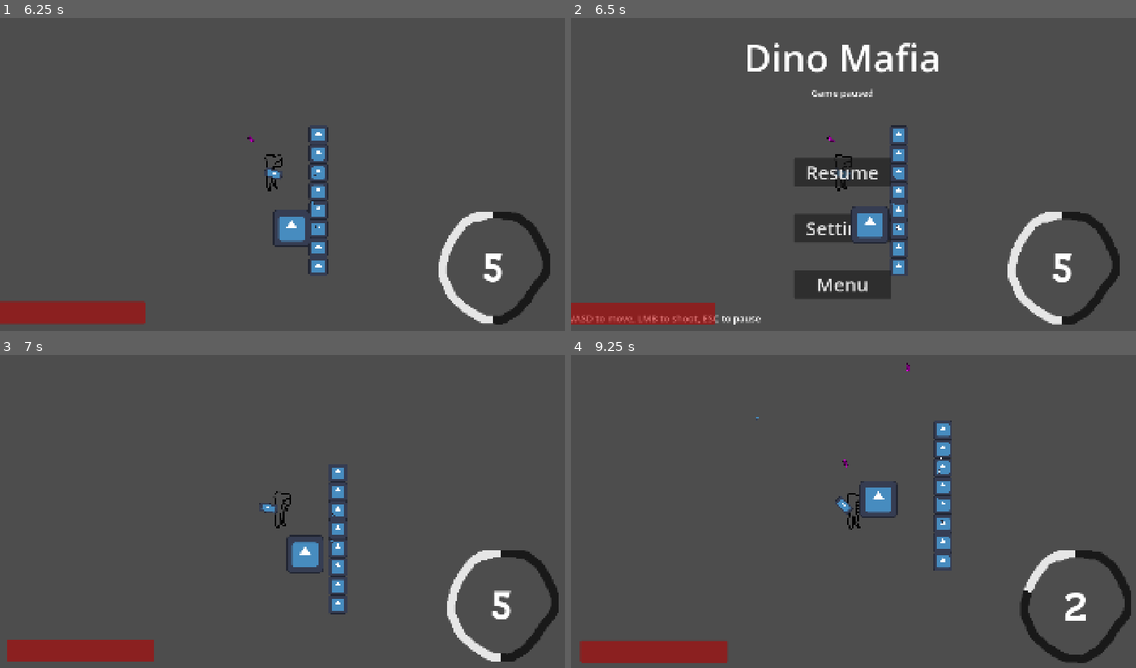
Above: before the commit, frames 1-4 (two rows, left to right).
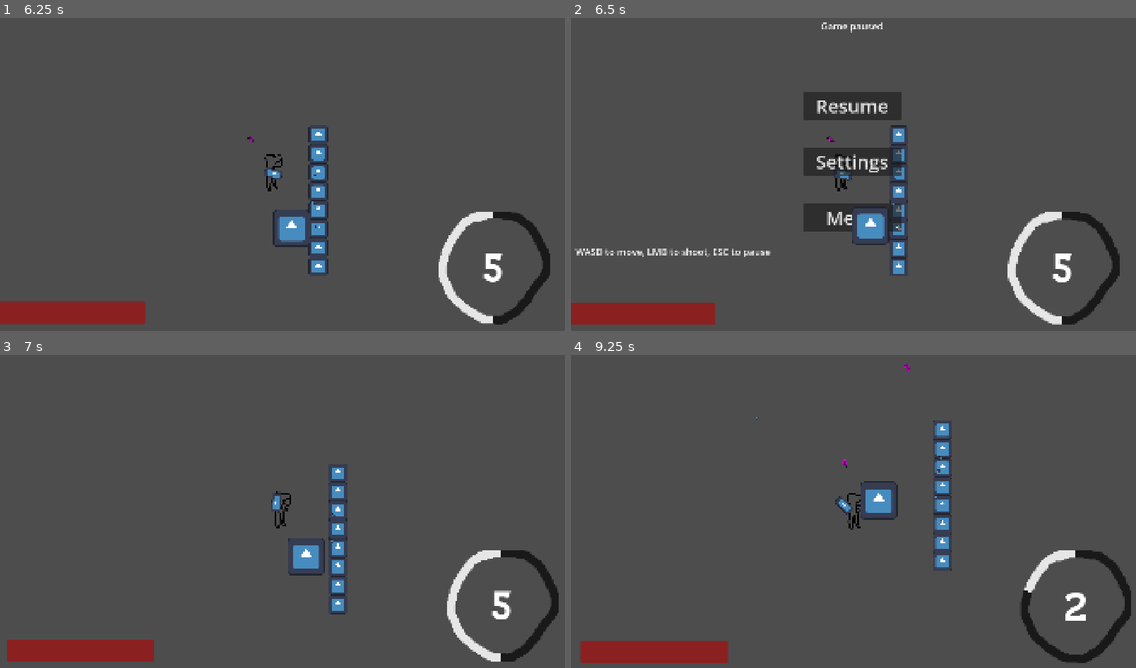
Above: after the commit, the same moments.

Repository: Username1930466/AppleSeedGameJam
Game: Godot game, scene res://scenes/Menu.tscn
Same seed, same stepped clock (60 frames per second), same inputs: the game is played once before the commit and once after it. The engine's default icon, where the game draws it, is replaced by a stand-in: a white triangle on a blue panel in a dark square.
Inputs (mouse positions are in pixels of both pictures, inside the frame that each line leads up to):
- Up to frame 1 (6.25 s): click "Settings" at 0.5 s; click "Screenshake" at 1.25 s; click "Play" at 2 s; move the mouse to (406, 155) at 2.77 s; press the mouse at (406, 155) at 2.78 s; hold D (move_right) 2.78-3.53 s; move the mouse to (169, 187) at 3.52 s; release the mouse at (169, 187) at 3.53 s; hold S (move_down) 3.53-4.28 s; click (169, 187) at 3.6 s; move the mouse to (339, 102) at 4.27 s; press the mouse at (339, 102) at 4.28 s; hold D (move_right) 4.28-5.03 s; move the mouse to (254, 237) at 5.02 s; release the mouse at (254, 237) at 5.03 s; hold W (move_up) 5.03-5.78 s; click (254, 237) at 5.1 s; move the mouse to (452, 221) at 5.77 s; press the mouse at (452, 221) at 5.78 s; hold A (move_left) from 5.78 s (still down)
- Up to frame 2 (6.5 s): keep holding A (move_left); tap Escape (pause) at 6.4 s
- Up to frame 3 (7 s): release A (move_left) at 6.5 s; release the mouse at (452, 558) at 6.5 s; click "Resume" at 6.5 s
- Up to frame 4 (9.25 s): move the mouse to (684, 461) at 7.27 s; hold A (move_left) 7.28-8.03 s; click (684, 461) at 7.35 s; move the mouse to (881, 508) at 8.02 s; press the mouse at (881, 508) at 8.03 s; hold S (move_down) 8.03-8.78 s; move the mouse to (768, 430) at 8.77 s; release the mouse at (768, 430) at 8.78 s; hold D (move_right) from 8.78 s (still down); click (768, 430) at 8.85 s

Frame 1 is identical in both runs. In frame 2, 8.1% of the frame differs, in the area x 0-65%, y 1-98%; in frame 3, 0.4%; in frame 4, 0.6%.

Commit message:
fixed some but not all layering

Diff:
--- a/scenes/game.tscn
+++ b/scenes/game.tscn
@@ -104,105 +104,6 @@
 tile_map_data = PackedByteArray("AAADAPr/AAAAAAAAAAADAPv/AAAAAAAAAAADAPz/AAAAAAAAAAADAP3/AAAAAAAAAAADAP7/AAAAAAAAAAADAP//AAAAAAAAAAADAAAAAAAAAAAAAAADAAEAAAAAAAAAAAA=")
 tile_set = SubResource("TileSet_lbhrr")
 
-[node name="PauseMenu" type="Node2D" parent="."]
-process_mode = 2
-visible = false
-script = ExtResource("5_s0nni")
-
-[node name="Label" type="Label" parent="PauseMenu"]
-anchors_preset = 5
-anchor_left = 0.5
-anchor_right = 0.5
-offset_left = -335.5
-offset_top = -480.0
-offset_right = 335.5
-offset_bottom = -305.0
-grow_horizontal = 2
-theme_override_font_sizes/font_size = 128
-text = "Dino Mafia"
-
-[node name="PausedLabel" type="Label" parent="PauseMenu"]
-anchors_preset = 5
-anchor_left = 0.5
-anchor_right = 0.5
-offset_left = -106.0
-offset_top = -293.0
-offset_right = 106.0
-offset_bottom = -248.0
-grow_horizontal = 2
-theme_override_font_sizes/font_size = 32
-text = "Game paused"
-
-[node name="ResumeButton" type="Button" parent="PauseMenu"]
-anchors_preset = 8
-anchor_left = 0.5
-anchor_top = 0.5
-anchor_right = 0.5
-anchor_bottom = 0.5
-offset_left = -165.0
-offset_top = -48.0
-offset_right = 165.0
-offset_bottom = 48.0
-grow_horizontal = 2
-grow_vertical = 2
-theme_override_font_sizes/font_size = 64
-text = "Resume"
-
-[node name="SettingsButton" type="Button" parent="PauseMenu"]
-anchors_preset = 8
-anchor_left = 0.5
-anchor_top = 0.5
-anchor_right = 0.5
-anchor_bottom = 0.5
-offset_left = -165.0
-offset_top = 142.5
-offset_right = 165.0
-offset_bottom = 238.5
-grow_horizontal = 2
-grow_vertical = 2
-theme_override_font_sizes/font_size = 64
-text = "Settings"
-
-[node name="MenuButton" type="Button" parent="PauseMenu"]
-anchors_preset = 8
-anchor_left = 0.5
-anchor_top = 0.5
-anchor_right = 0.5
-anchor_bottom = 0.5
-offset_left = -165.0
-offset_top = 333.0
-offset_right = 165.0
-offset_bottom = 429.0
-grow_horizontal = 2
-grow_vertical = 2
-theme_override_font_sizes/font_size = 64
-text = "Menu"
-
-[node name="ScreenshakeToggle" type="CheckBox" parent="PauseMenu"]
-visible = false
-anchors_preset = 8
-anchor_left = 0.5
-anchor_top = 0.5
-anchor_right = 0.5
-anchor_bottom = 0.5
-offset_left = 721.0
-offset_top = 472.0
-offset_right = 945.0
-offset_bottom = 525.0
-grow_horizontal = 2
-grow_vertical = 2
-theme_override_font_sizes/font_size = 32
-button_pressed = true
-text = "Screenshake"
-
-[node name="KeybindsLabel" type="Label" parent="PauseMenu"]
-offset_left = -940.0
-offset_top = 475.0
-offset_right = -279.0
-offset_bottom = 520.0
-theme_override_font_sizes/font_size = 32
-text = "WASD to move, LMB to shoot, ESC to pause"
-
 [node name="UI" type="Control" parent="."]
 layout_mode = 3
 anchors_preset = 0
@@ -245,12 +146,112 @@
 horizontal_alignment = 1
 vertical_alignment = 1
 
+[node name="PauseMenu" type="Node2D" parent="UI"]
+process_mode = 2
+visible = false
+script = ExtResource("5_s0nni")
+
+[node name="Label" type="Label" parent="UI/PauseMenu"]
+anchors_preset = 5
+anchor_left = 0.5
+anchor_right = 0.5
+offset_left = -335.5
+offset_top = -480.0
+offset_right = 335.5
+offset_bottom = -305.0
+grow_horizontal = 2
+theme_override_font_sizes/font_size = 128
+text = "Dino Mafia"
+
+[node name="PausedLabel" type="Label" parent="UI/PauseMenu"]
+anchors_preset = 5
+anchor_left = 0.5
+anchor_right = 0.5
+offset_left = -106.0
+offset_top = -293.0
+offset_right = 106.0
+offset_bottom = -248.0
+grow_horizontal = 2
+theme_override_font_sizes/font_size = 32
+text = "Game paused"
+
+[node name="ResumeButton" type="Button" parent="UI/PauseMenu"]
+anchors_preset = 8
+anchor_left = 0.5
+anchor_top = 0.5
+anchor_right = 0.5
+anchor_bottom = 0.5
+offset_left = -165.0
+offset_top = -48.0
+offset_right = 165.0
+offset_bottom = 48.0
+grow_horizontal = 2
+grow_vertical = 2
+theme_override_font_sizes/font_size = 64
+text = "Resume"
+
+[node name="SettingsButton" type="Button" parent="UI/PauseMenu"]
+anchors_preset = 8
+anchor_left = 0.5
+anchor_top = 0.5
+anchor_right = 0.5
+anchor_bottom = 0.5
+offset_left = -165.0
+offset_top = 142.5
+offset_right = 165.0
+offset_bottom = 238.5
+grow_horizontal = 2
+grow_vertical = 2
+theme_override_font_sizes/font_size = 64
+text = "Settings"
+
+[node name="MenuButton" type="Button" parent="UI/PauseMenu"]
+anchors_preset = 8
+anchor_left = 0.5
+anchor_top = 0.5
+anchor_right = 0.5
+anchor_bottom = 0.5
+offset_left = -165.0
+offset_top = 333.0
+offset_right = 165.0
+offset_bottom = 429.0
+grow_horizontal = 2
+grow_vertical = 2
+theme_override_font_sizes/font_size = 64
+text = "Menu"
+
+[node name="ScreenshakeToggle" type="CheckBox" parent="UI/PauseMenu"]
+visible = false
+anchors_preset = 8
+anchor_left = 0.5
+anchor_top = 0.5
+anchor_right = 0.5
+anchor_bottom = 0.5
+offset_left = 721.0
+offset_top = 472.0
+offset_right = 945.0
+offset_bottom = 525.0
+grow_horizontal = 2
+grow_vertical = 2
+theme_override_font_sizes/font_size = 32
+button_pressed = true
+text = "Screenshake"
+
+[node name="KeybindsLabel" type="Label" parent="UI/PauseMenu"]
+offset_left = -940.0
+offset_top = 475.0
+offset_right = -279.0
+offset_bottom = 520.0
+theme_override_font_sizes/font_size = 32
+text = "WASD to move, LMB to shoot, ESC to pause"
+
 [node name="Enemies" type="Node" parent="."]
+process_mode = 1
 
 [node name="NormalDino" parent="Enemies" instance=ExtResource("6_p57ef")]
 position = Vector2(117, 198)
 
-[connection signal="pressed" from="PauseMenu/ResumeButton" to="PauseMenu" method="_on_resume_button_pressed"]
-[connection signal="pressed" from="PauseMenu/SettingsButton" to="PauseMenu" method="_on_settings_button_pressed"]
-[connection signal="pressed" from="PauseMenu/MenuButton" to="PauseMenu" method="_on_menu_button_pressed"]
-[connection signal="pressed" from="PauseMenu/ScreenshakeToggle" to="PauseMenu" method="_on_screenshake_toggle_pressed"]
+[connection signal="pressed" from="UI/PauseMenu/ResumeButton" to="UI/PauseMenu" method="_on_resume_button_pressed"]
+[connection signal="pressed" from="UI/PauseMenu/SettingsButton" to="UI/PauseMenu" method="_on_settings_button_pressed"]
+[connection signal="pressed" from="UI/PauseMenu/MenuButton" to="UI/PauseMenu" method="_on_menu_button_pressed"]
+[connection signal="pressed" from="UI/PauseMenu/ScreenshakeToggle" to="UI/PauseMenu" method="_on_screenshake_toggle_pressed"]
--- a/scripts/game.gd
+++ b/scripts/game.gd
@@ -10,11 +10,11 @@
 func _process(delta: float) -> void:
 	if Input.is_action_just_pressed("pause"):
 		if Global.paused:
-			$PauseMenu.unpause()
+			$UI/PauseMenu.unpause()
 		else:
 			Global.paused = true
-			$PauseMenu.visible = true
-			$PauseMenu.position = $Player.position
+			$UI/PauseMenu.visible = true
+			$UI/PauseMenu.position = $Player.position
 			get_tree().paused = true
 	$UI.position = $Player/Camera2D.global_position
 	$UI/HealthBar.value = $Player.health
